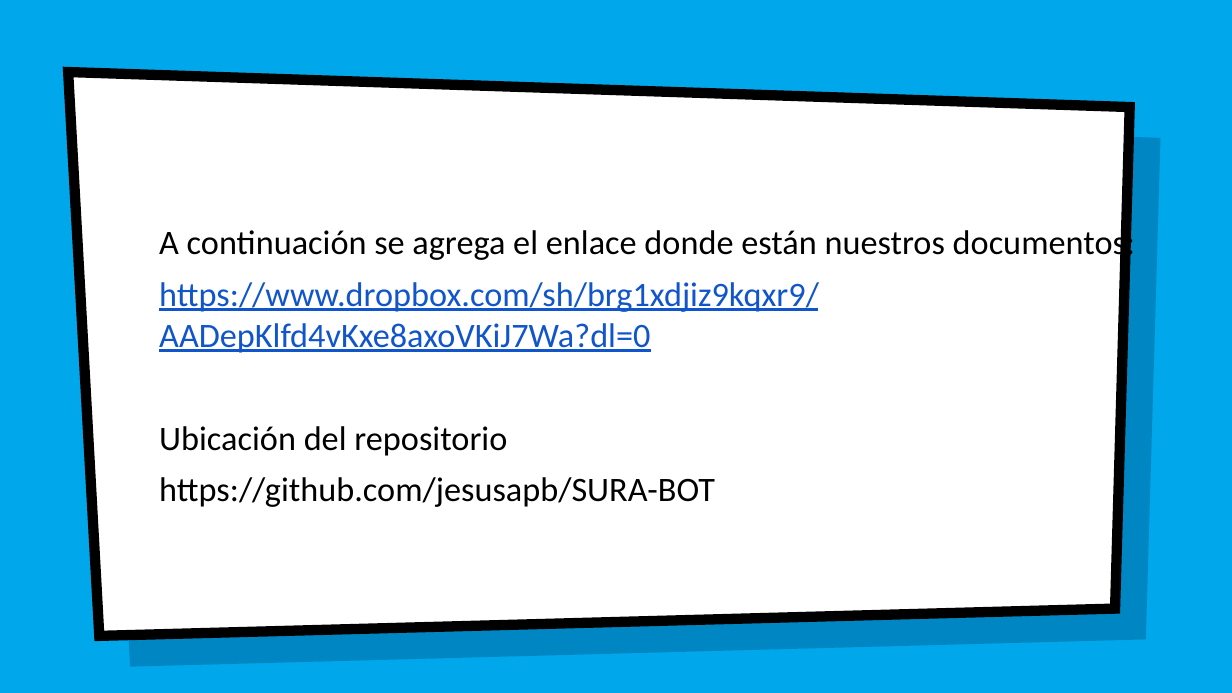
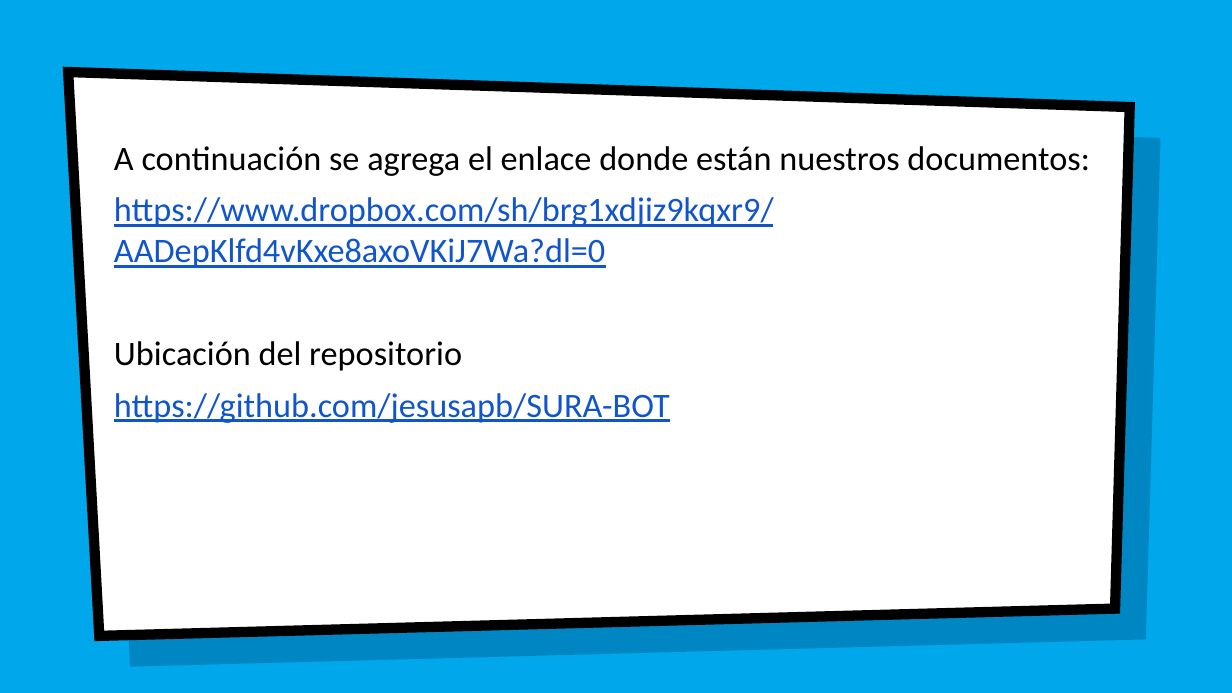
Before and after one commit to jesusapb/SURA-BOT, a slide deck: slide 8 of documentacion/Surabot.pptx. Drawn at 1232x693 pixels with LibreOffice and Linux fonts; fonts in the diff are those of the drawing; background and template pictures are left out. Boxes give left, top, right and bottom in pixels: in the first picture for what was removed or moved away, otherwise in the second. Text is boxed around its words. In the diff, an @@ line names an element or a change of style, - is before the commit and + after.

Commit message:
Actualizacion
Actualizacion de los documentos

```diff
--- a/documentacion/Surabot.pptx
+++ b/documentacion/Surabot.pptx
@@ text "A continuación se agrega el ...": place and size @@
-text "A continuación se agrega el ..." at (159,226,1135,507)
+text "A continuación se agrega el ..." at (114,146,1089,423)
@@ text at (114,393,670,423): text colour #000000 to #1155CC, underline on in "https://github.com/jesusapb/SURA-BOT" @@
```
Also in this commit, not shown: 6 other slides changed, 42 other files.
